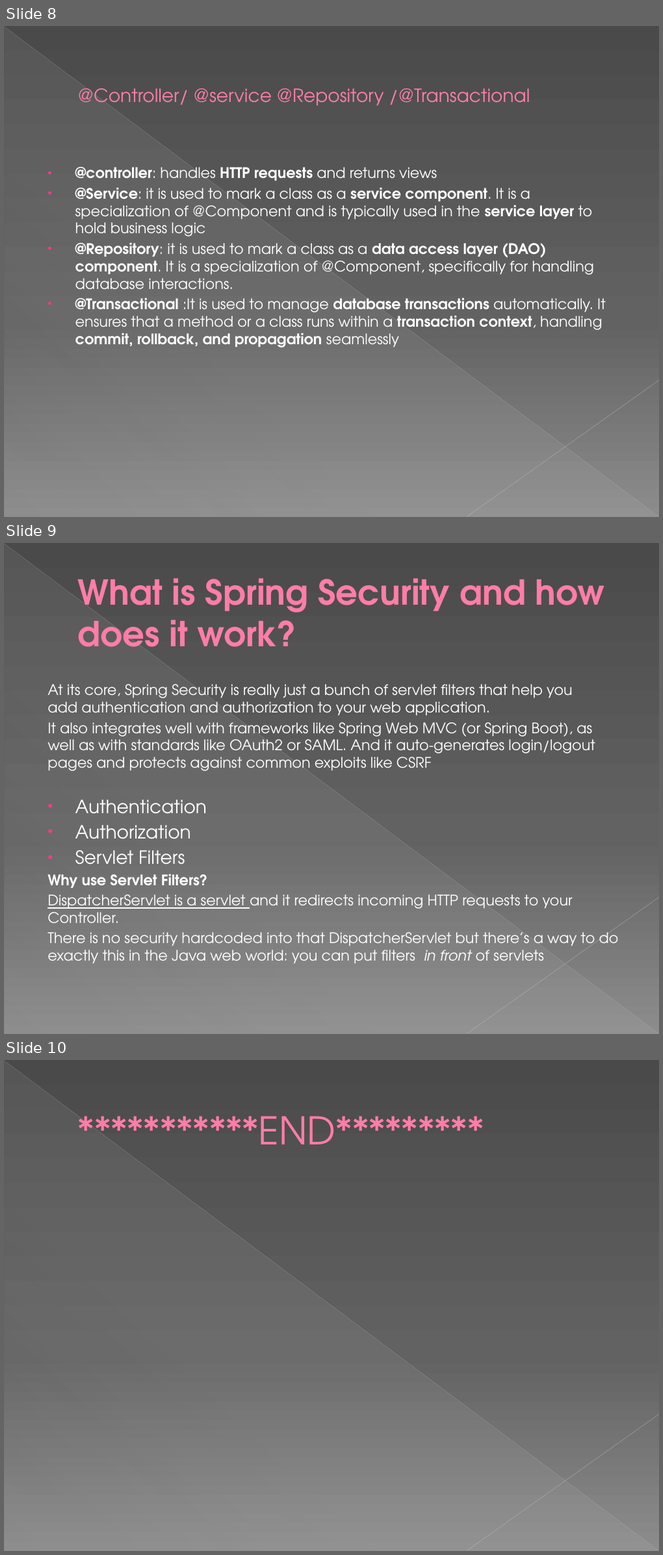
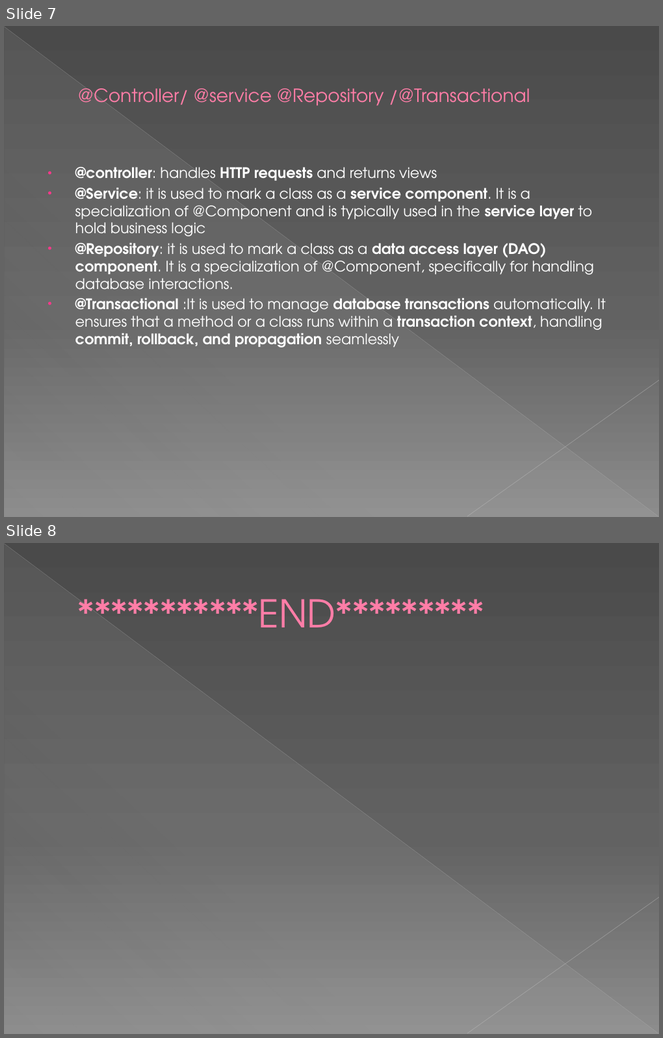
Before and after one commit to theavi/relocation_buddy, a slide deck: rlb.pptx. Shown one above the other, each under a label of ours: slides 8, 9 and 10 before the commit, slides 7 and 8 after it. The pictures are 663x1555 and 663x1038 pixels, drawn with LibreOffice and Linux fonts; fonts in the diff are those of the drawing. Boxes give left, top, right and bottom in pixels: in the first picture for what was removed or moved away, otherwise in the second. Text is boxed around its words. In the diff, an @@ line names an element or a change of style, - is before the commit and + after.

```diff
--- a/rlb.pptx
+++ b/rlb.pptx
@@ slide 9 removed at [4,543,659,1034], background gradient #4A4A4A to #626262 to #8C8C8C; not listed: 3 template elements that a slide beside it also shows @@
@@ title removed at [78,578,605,647] @@
-What is Spring Security and how does it work?
@@ text removed at [48,684,619,964] @@
-At its core, Spring Security is really just a bunch of servlet filters that help you add authentication and authorization to your web application.
-It also integrates well with frameworks like Spring Web MVC (or Spring Boot), as well as with standards like OAuth2 or SAML. And it auto-generates login/logout pages and protects against common exploits like CSRF
-• Authentication
-• Authorization
-• Servlet Filters
-Why use Servlet Filters?
-DispatcherServlet is a servlet and it redirects incoming HTTP requests to your Controller.
-There is no security hardcoded into that DispatcherServlet but there’s a way to do exactly this in the Java web world: you can put filters in front of servlets
@@ what was slide 8 is now slide 7 @@
@@ what was slide 10 is now slide 8 @@
```
Also in this commit, not shown: 1 slide changed, 6 other slides removed, 5 other files.
